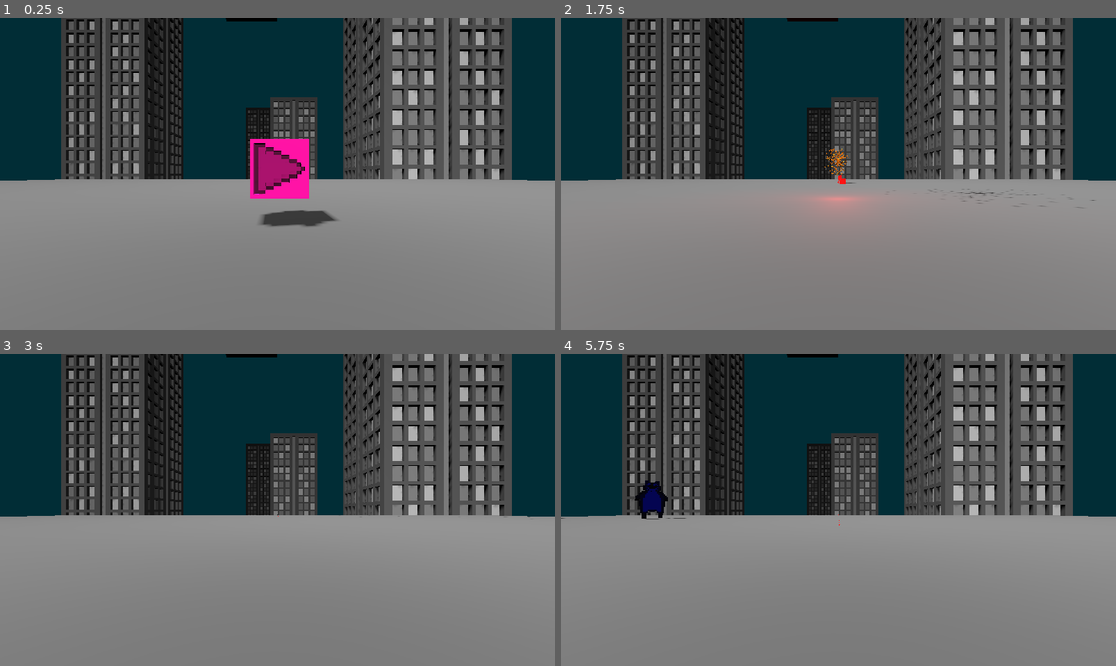
Above: before the commit, frames 1-4 (two rows, left to right).
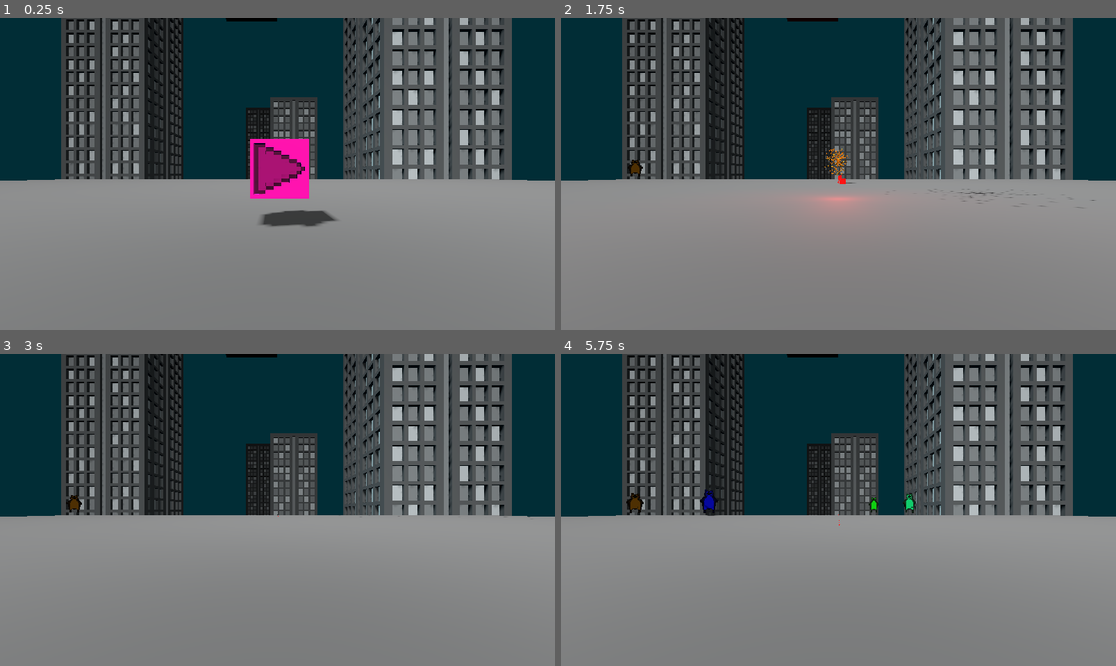
Above: after the commit, the same moments.

Repository: Majsek/Project_BC
Game: Godot game, scene res://scenes/world.tscn
Same seed, same stepped clock (60 frames per second), same inputs: the game is played once before the commit and once after it.
Inputs:
- Up to frame 1 (0.25 s): no input
- Up to frame 2 (1.75 s): tap Enter (ui_accept) at 0.5, 0.77, 1.52 s
- Up to frame 3 (3 s): no input
- Up to frame 4 (5.75 s): tap Enter (ui_accept) at 3.02, 3.77, 4.52 s

The runs differ from the first frame. In frame 1, 0.1% of the frame differs, in the area x 45-69%, y 0-53%; in frame 2, 0.2%; in frame 3, 0.2%; in frame 4, 0.8%, in the area x 0-69%, y 0-54%.

Commit message:
+enemies edge spawning

Diff:
--- a/scenes/world.tscn
+++ b/scenes/world.tscn
@@ -18,7 +18,6 @@
 size = Vector3(1, 0.500783, 1)
 
 [sub_resource type="Environment" id="Environment_aqajr"]
-background_mode = 2
 reflected_light_source = 2
 glow_levels/1 = 1.7
 glow_levels/2 = 7.1
@@ -43,6 +42,13 @@
 
 [sub_resource type="StandardMaterial3D" id="StandardMaterial3D_5nxhl"]
 albedo_texture = ExtResource("7_2mood")
+
+[sub_resource type="Curve3D" id="Curve3D_hixw0"]
+_data = {
+"points": PackedVector3Array(0, 0, 0, 0, 0, 0, -20, 0, -20, 0, 0, 0, 0, 0, 0, 20, 0, -20, 0, 0, 0, 0, 0, 0, 20, 0, 20, 0, 0, 0, 0, 0, 0, -20, 0, 20, 0, 0, 0, 0, 0, 0, -20, 0, -20),
+"tilts": PackedFloat32Array(0, 0, 0, 0, 0)
+}
+point_count = 5
 
 [node name="world" type="Node3D"]
 script = ExtResource("1_q1cpw")
@@ -78,34 +84,6 @@
 transform = Transform3D(-0.889631, -0.113367, 0.442386, 0.454906, -0.305297, 0.836573, 0.0402193, 0.945485, 0.323173, 13.1349, 8.21034, 4.09577)
 light_energy = 0.262
 
-[node name="Skyscraper1" type="MeshInstance3D" parent="."]
-transform = Transform3D(-4.37114e-07, 0, 10, 0, 10, 0, -10, 0, -4.37114e-07, 42.7665, -55.6956, -66.917)
-mesh = ExtResource("4_8dpod")
-
-[node name="Skyscraper2" type="MeshInstance3D" parent="."]
-transform = Transform3D(-4.37114e-07, 0, 10, 0, 10, 0, -10, 0, -4.37114e-07, -25.3723, -37.8581, -284.353)
-mesh = ExtResource("4_8dpod")
-skeleton = NodePath("../Skyscraper1")
-
-[node name="Skyscraper3" type="MeshInstance3D" parent="."]
-transform = Transform3D(-4.37114e-07, 0, 10, 0, 10, 0, -10, 0, -4.37114e-07, 11.2397, -72.719, -153.815)
-mesh = ExtResource("4_8dpod")
-skeleton = NodePath("../Skyscraper1")
-
-[node name="Skyscraper4" type="MeshInstance3D" parent="."]
-transform = Transform3D(-10, 0, -8.74228e-07, 0, 10, 0, 8.74228e-07, 0, -10, -206.656, -13.9861, 24.2603)
-mesh = ExtResource("4_8dpod")
-
-[node name="Skyscraper5" type="MeshInstance3D" parent="."]
-transform = Transform3D(-10, 0, -8.74228e-07, 0, 10, 0, 8.74228e-07, 0, -10, -66.9853, -37.8581, -93.8508)
-mesh = ExtResource("4_8dpod")
-skeleton = NodePath("../Skyscraper1")
-
-[node name="Skyscraper6" type="MeshInstance3D" parent="."]
-transform = Transform3D(-10, 0, -8.74228e-07, 0, 10, 0, 8.74228e-07, 0, -10, -155.685, -72.719, -35.7335)
-mesh = ExtResource("4_8dpod")
-skeleton = NodePath("../Skyscraper1")
-
 [node name="WorldEnvironment" type="WorldEnvironment" parent="."]
 unique_name_in_owner = true
 environment = SubResource("Environment_aqajr")
@@ -127,30 +105,71 @@
 mesh = ExtResource("6_7lwx6")
 surface_material_override/0 = SubResource("StandardMaterial3D_5nxhl")
 
-[node name="Skyscraper7" type="MeshInstance3D" parent="."]
+[node name="Path3D" type="Path3D" parent="."]
+curve = SubResource("Curve3D_hixw0")
+
+[node name="PathFollow3D" type="PathFollow3D" parent="Path3D"]
+unique_name_in_owner = true
+transform = Transform3D(-4.37114e-08, 0, -1, 0, 1, 0, 1, 0, -4.37114e-08, -20, 0, -20)
+
+[node name="Skyscrapers" type="Node3D" parent="."]
+
+[node name="Skyscraper1" type="MeshInstance3D" parent="Skyscrapers"]
+transform = Transform3D(-4.37114e-07, 0, 10, 0, 10, 0, -10, 0, -4.37114e-07, 42.7665, -55.6956, -66.917)
+mesh = ExtResource("4_8dpod")
+skeleton = NodePath("../..")
+
+[node name="Skyscraper2" type="MeshInstance3D" parent="Skyscrapers"]
+transform = Transform3D(-4.37114e-07, 0, 10, 0, 10, 0, -10, 0, -4.37114e-07, -25.3723, -37.8581, -284.353)
+mesh = ExtResource("4_8dpod")
+skeleton = NodePath("../Skyscraper1")
+
+[node name="Skyscraper3" type="MeshInstance3D" parent="Skyscrapers"]
+transform = Transform3D(-4.37114e-07, 0, 10, 0, 10, 0, -10, 0, -4.37114e-07, 11.2397, -72.719, -153.815)
+mesh = ExtResource("4_8dpod")
+skeleton = NodePath("../Skyscraper1")
+
+[node name="Skyscraper4" type="MeshInstance3D" parent="Skyscrapers"]
+transform = Transform3D(-10, 0, -8.74228e-07, 0, 10, 0, 8.74228e-07, 0, -10, -206.656, -13.9861, 24.2603)
+mesh = ExtResource("4_8dpod")
+skeleton = NodePath("../..")
+
+[node name="Skyscraper5" type="MeshInstance3D" parent="Skyscrapers"]
+transform = Transform3D(-10, 0, -8.74228e-07, 0, 10, 0, 8.74228e-07, 0, -10, -66.9853, -37.8581, -93.8508)
+mesh = ExtResource("4_8dpod")
+skeleton = NodePath("../Skyscraper1")
+
+[node name="Skyscraper6" type="MeshInstance3D" parent="Skyscrapers"]
+transform = Transform3D(-10, 0, -8.74228e-07, 0, 10, 0, 8.74228e-07, 0, -10, -155.685, -72.719, -35.7335)
+mesh = ExtResource("4_8dpod")
+skeleton = NodePath("../Skyscraper1")
+
+[node name="Skyscraper7" type="MeshInstance3D" parent="Skyscrapers"]
 transform = Transform3D(-10, 0, -8.74228e-07, 0, 10, 0, 8.74228e-07, 0, -10, 166.293, -13.9861, 55.1995)
 mesh = ExtResource("4_8dpod")
+skeleton = NodePath("../..")
 
-[node name="Skyscraper8" type="MeshInstance3D" parent="."]
+[node name="Skyscraper8" type="MeshInstance3D" parent="Skyscrapers"]
 transform = Transform3D(-10, 0, -8.74228e-07, 0, 10, 0, 8.74228e-07, 0, -10, 168.095, -37.8581, -62.9116)
 mesh = ExtResource("4_8dpod")
 skeleton = NodePath("../Skyscraper1")
 
-[node name="Skyscraper9" type="MeshInstance3D" parent="."]
+[node name="Skyscraper9" type="MeshInstance3D" parent="Skyscrapers"]
 transform = Transform3D(-10, 0, -8.74228e-07, 0, 10, 0, 8.74228e-07, 0, -10, 79.3953, -12.7565, -4.79429)
 mesh = ExtResource("4_8dpod")
 skeleton = NodePath("../Skyscraper1")
 
-[node name="Skyscraper10" type="MeshInstance3D" parent="."]
+[node name="Skyscraper10" type="MeshInstance3D" parent="Skyscrapers"]
 transform = Transform3D(-4.37114e-07, 0, 10, 0, 10, 0, -10, 0, -4.37114e-07, 42.7665, -55.6956, 166.012)
 mesh = ExtResource("4_8dpod")
+skeleton = NodePath("../..")
 
-[node name="Skyscraper11" type="MeshInstance3D" parent="."]
+[node name="Skyscraper11" type="MeshInstance3D" parent="Skyscrapers"]
 transform = Transform3D(-4.37114e-07, 0, 10, 0, 10, 0, -10, 0, -4.37114e-07, -99.338, -37.8581, 96.4931)
 mesh = ExtResource("4_8dpod")
 skeleton = NodePath("../Skyscraper1")
 
-[node name="Skyscraper12" type="MeshInstance3D" parent="."]
+[node name="Skyscraper12" type="MeshInstance3D" parent="Skyscrapers"]
 transform = Transform3D(-4.37114e-07, 0, 10, 0, 10, 0, -10, 0, -4.37114e-07, 11.2397, -72.719, 79.1137)
 mesh = ExtResource("4_8dpod")
 skeleton = NodePath("../Skyscraper1")
--- a/scripts/world.gd
+++ b/scripts/world.gd
@@ -6,6 +6,11 @@
 var enemies_killed_ : int = 0
 var dmg_done_ : int = 0
 
+#ALLOWED SPAWN EDGES
+var edge_1_allowed_ = true
+var edge_2_allowed_ = false
+var edge_3_allowed_ = true
+var edge_4_allowed_ = false
 
 var interface_ : XRInterface
 var enemy_ : Resource = preload("res://scenes/enemy.tscn")
@@ -38,9 +43,33 @@
 	var enemy = enemy_.instantiate()
 	while true:
 		var enemy_position = Vector3(randf_range(-20,20), -0.35,randf_range(-20,20))
-		if enemy_position.distance_to(player_.position) > 5:
-			enemy.position = enemy_position
+
+		var random_on_edge = randf_range(0,0.25)
+		var progress
+
+		var edge = randi_range(1,4)
+
+		match edge:
+			1:
+				if edge_1_allowed_:
+					progress = 0.0 + random_on_edge
+			2:
+				if edge_2_allowed_:
+					progress = 0.25 + random_on_edge
+			3:
+				if edge_3_allowed_:
+					progress = 0.50 + random_on_edge
+			4:
+				if edge_4_allowed_:
+					progress = 0.75 + random_on_edge
+		if progress != null:
+			%PathFollow3D.progress_ratio = progress
+			enemy.position = %PathFollow3D.position
 			break
+
+		#if enemy_position.distance_to(player_.position) > 5:
+			#enemy.position = enemy_position
+			#break
 	add_child(enemy)
 	await get_tree().create_timer(1).timeout
 	spawnEnemy()
Not shown: 1 places in scenes/world.tscn that only renumber resources
